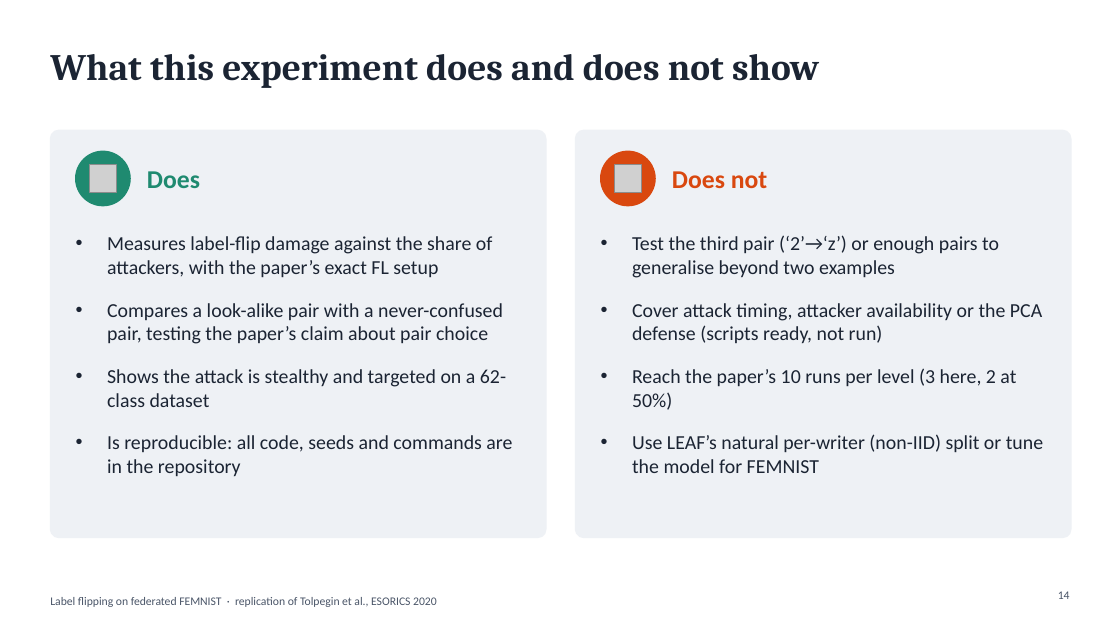
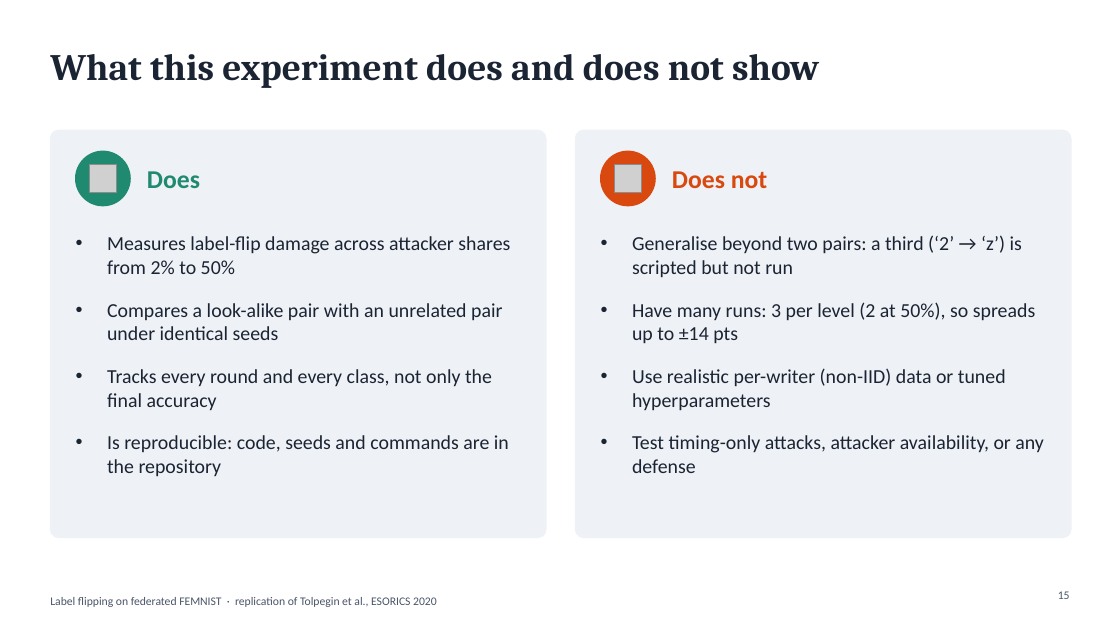
Before and after one commit to wetthamm/FederatedLearning, a slide deck: slide 15 of writeup/FEMNIST_label_flipping.pptx (slide 14 before the commit). Drawn at 1120x630 pixels with LibreOffice and Linux fonts; fonts in the diff are those of the drawing; grey boxes stand for pictures. Boxes give left, top, right and bottom in pixels: in the first picture for what was removed or moved away, otherwise in the second. Text is boxed around its words. In the diff, an @@ line names an element or a change of style, - is before the commit and + after.

```diff
--- a/writeup/FEMNIST_label_flipping.pptx
+++ b/writeup/FEMNIST_label_flipping.pptx
@@ text at (107, 236, 510, 476): text changed @@
-• Measures label-flip damage against the share of attackers, with the paper’s exact FL setup
-• Compares a look-alike pair with a never-confused pair, testing the paper’s claim about pair choice
-• Shows the attack is stealthy and targeted on a 62-class dataset
-• Is reproducible: all code, seeds and commands are in the repository
+• Measures label-flip damage across attacker shares from 2% to 50%
+• Compares a look-alike pair with an unrelated pair under identical seeds
+• Tracks every round and every class, not only the final accuracy
+• Is reproducible: code, seeds and commands are in the repository
@@ text at (632, 235, 1044, 473): text changed @@
-• Test the third pair (‘2’→‘z’) or enough pairs to generalise beyond two examples
-• Cover attack timing, attacker availability or the PCA defense (scripts ready, not run)
-• Reach the paper’s 10 runs per level (3 here, 2 at 50%)
-• Use LEAF’s natural per-writer (non-IID) split or tune the model for FEMNIST
+• Generalise beyond two pairs: a third (‘2’ → ‘z’) is scripted but not run
+• Have many runs: 3 per level (2 at 50%), so spreads up to ±14 pts
+• Use realistic per-writer (non-IID) data or tuned hyperparameters
+• Test timing-only attacks, attacker availability, or any defense
@@ page number at (1058, 591, 1070, 599): text changed @@
-14
+15
```
Also in this commit, not shown: 13 other slides changed, 3 slides added, 2 slides removed, 12 other files.
